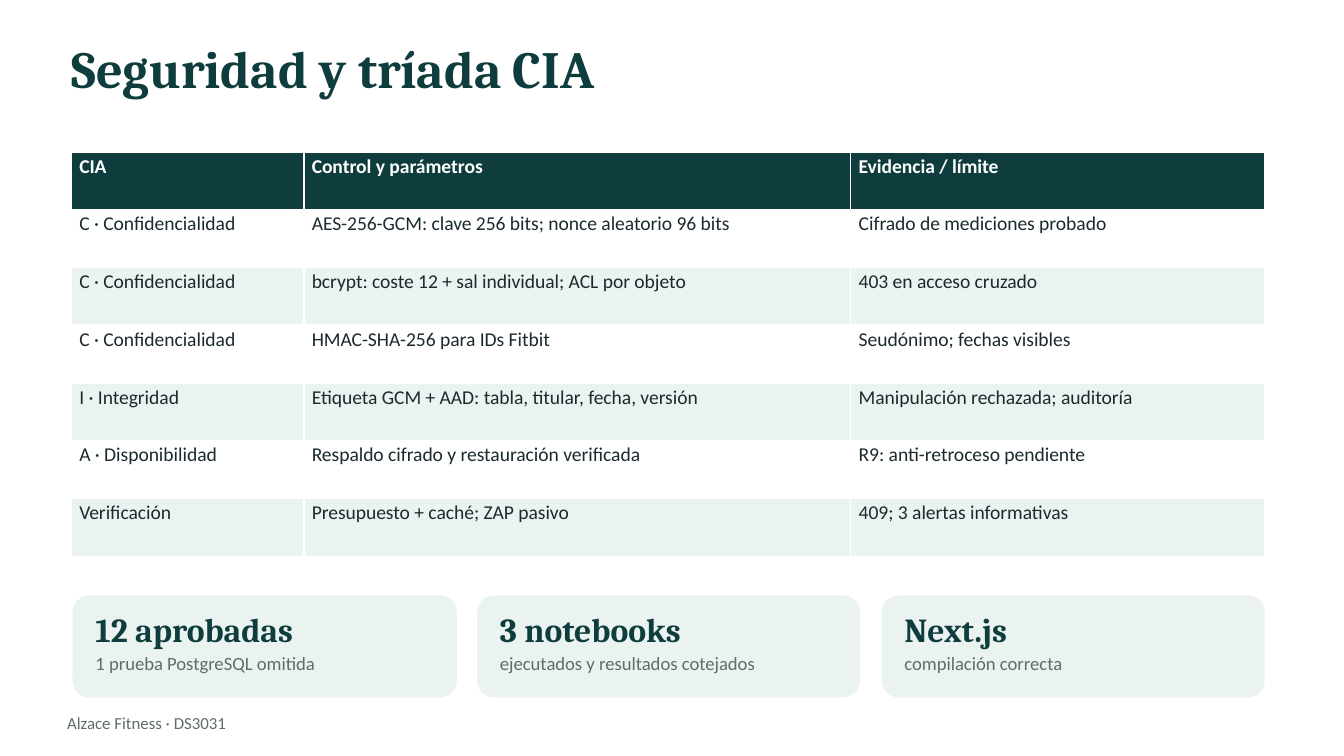
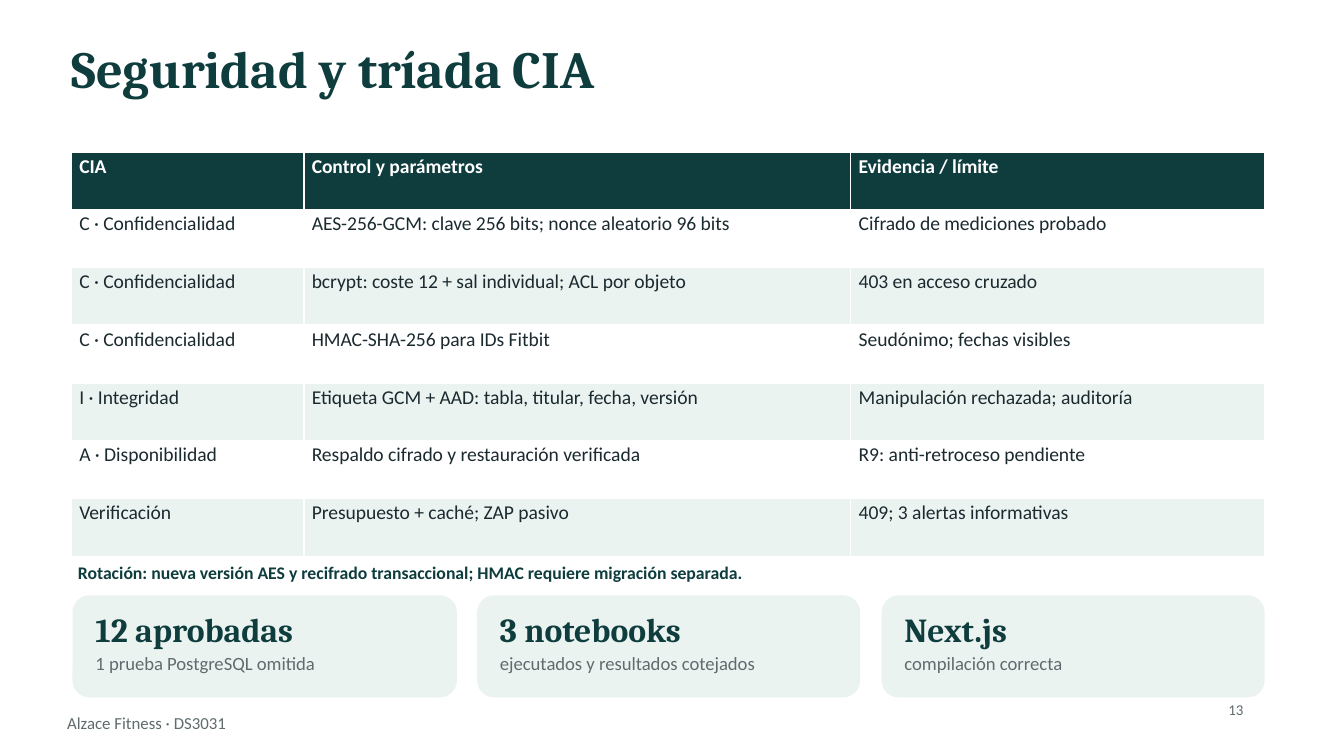
Before and after one commit to JoelxD12O/Proyecto-2---etica-y-seguridad-de-datos, a slide deck: slide 13 of presentacion/Presentacion_Alzace_Final.pptx (slide 15 before the commit). Drawn at 1344x756 pixels with LibreOffice and Linux fonts; fonts in the diff are those of the drawing. Boxes give left, top, right and bottom in pixels: in the first picture for what was removed or moved away, otherwise in the second. Text is boxed around its words. In the diff, an @@ line names an element or a change of style, - is before the commit and + after.

```diff
--- a/presentacion/Presentacion_Alzace_Final.pptx
+++ b/presentacion/Presentacion_Alzace_Final.pptx
@@ text added at [78,566,743,582], 9.5 pt, text #0F3D3E, bold @@
+Rotación: nueva versión AES y recifrado transaccional; HMAC requiere migración separada.
@@ text added at [1228,705,1243,715], 8 pt, text #5F6B6D @@
+13
```
Also in this commit, not shown: 13 other slides changed, 3 slides removed.
